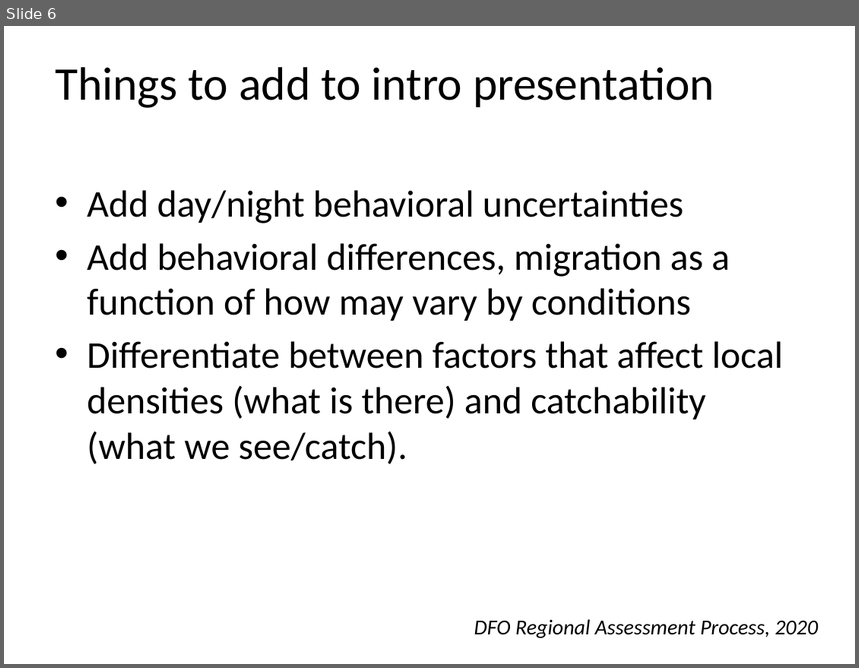
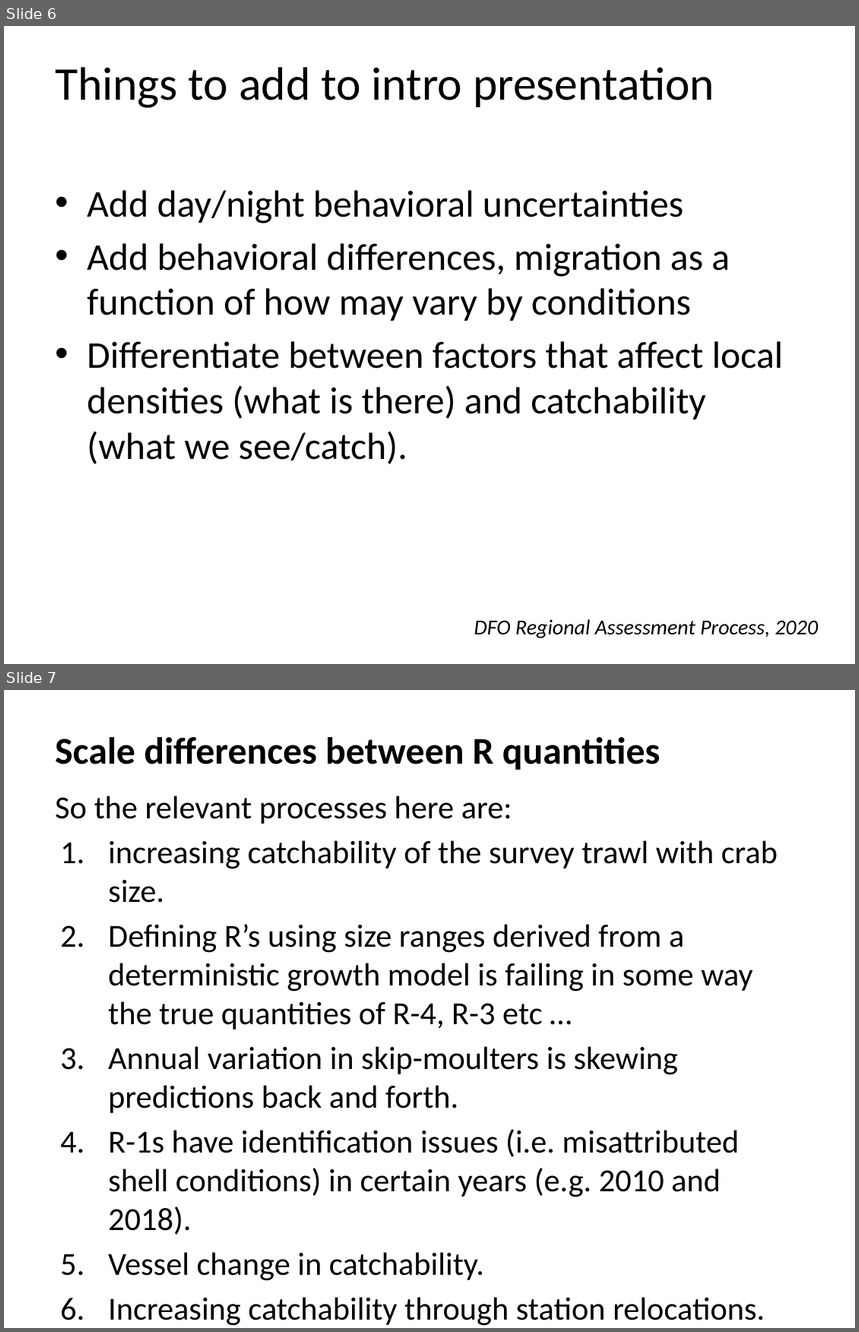
Before and after one commit to TobieSurette/snow-crab-stock-assessment-2020, a slide deck: documents/presentations/Context extra.pptx. Shown one above the other, each under a label of ours: slide 6 before the commit, slides 6 and 7 after it. The pictures are 859x668 and 859x1332 pixels, drawn with LibreOffice and Linux fonts; fonts in the diff are those of the drawing. Boxes give left, top, right and bottom in pixels: in the first picture for what was removed or moved away, otherwise in the second. Text is boxed around its words. In the diff, an @@ line names an element or a change of style, - is before the commit and + after.

```diff
--- a/documents/presentations/Context extra.pptx
+++ b/documents/presentations/Context extra.pptx
@@ slide 7 added at (x1=4, y1=690, x2=855, y2=1328), background #FFFFFF @@
@@ title added at (x1=55, y1=737, x2=660, y2=770), 32 pt, text #000000, bold @@
+Scale differences between R quantities
@@ text added at (x1=55, y1=796, x2=778, y2=1281), 27.2 pt, text #000000 @@
+So the relevant processes here are:
+1. increasing catchability of the survey trawl with crab size.
+2. Defining R’s using size ranges derived from a deterministic growth model is failing in some way the true quantities of R-4, R-3 etc …
+3. Annual variation in skip-moulters is skewing predictions back and forth.
+4. R-1s have identification issues (i.e. misattributed shell conditions) in certain years (e.g. 2010 and 2018).
+5. Vessel change in catchability.
+6. Increasing catchability through station relocations.
```
Also in this commit, not shown: 2 slides changed, 1 slide removed, 1 other file.
